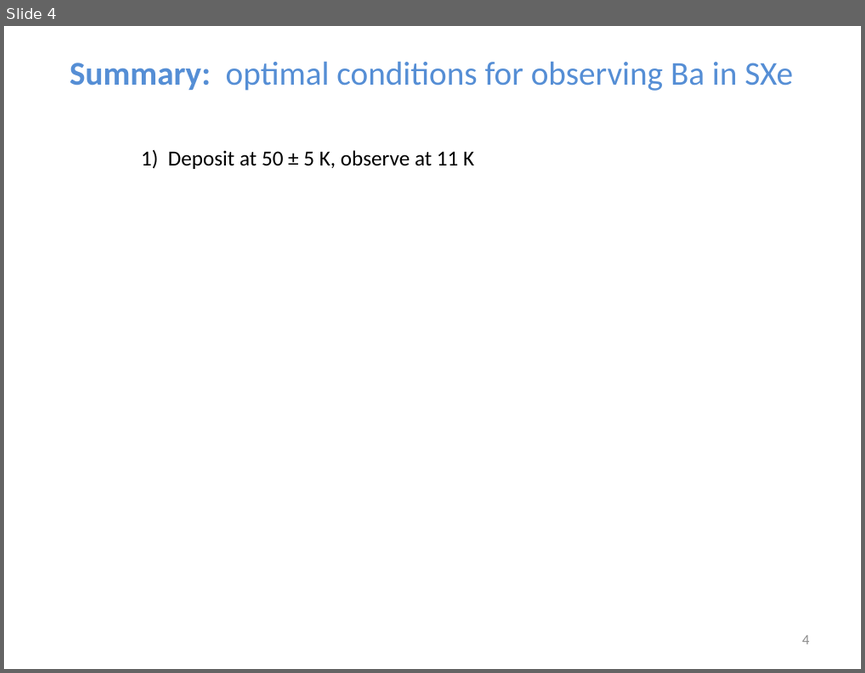
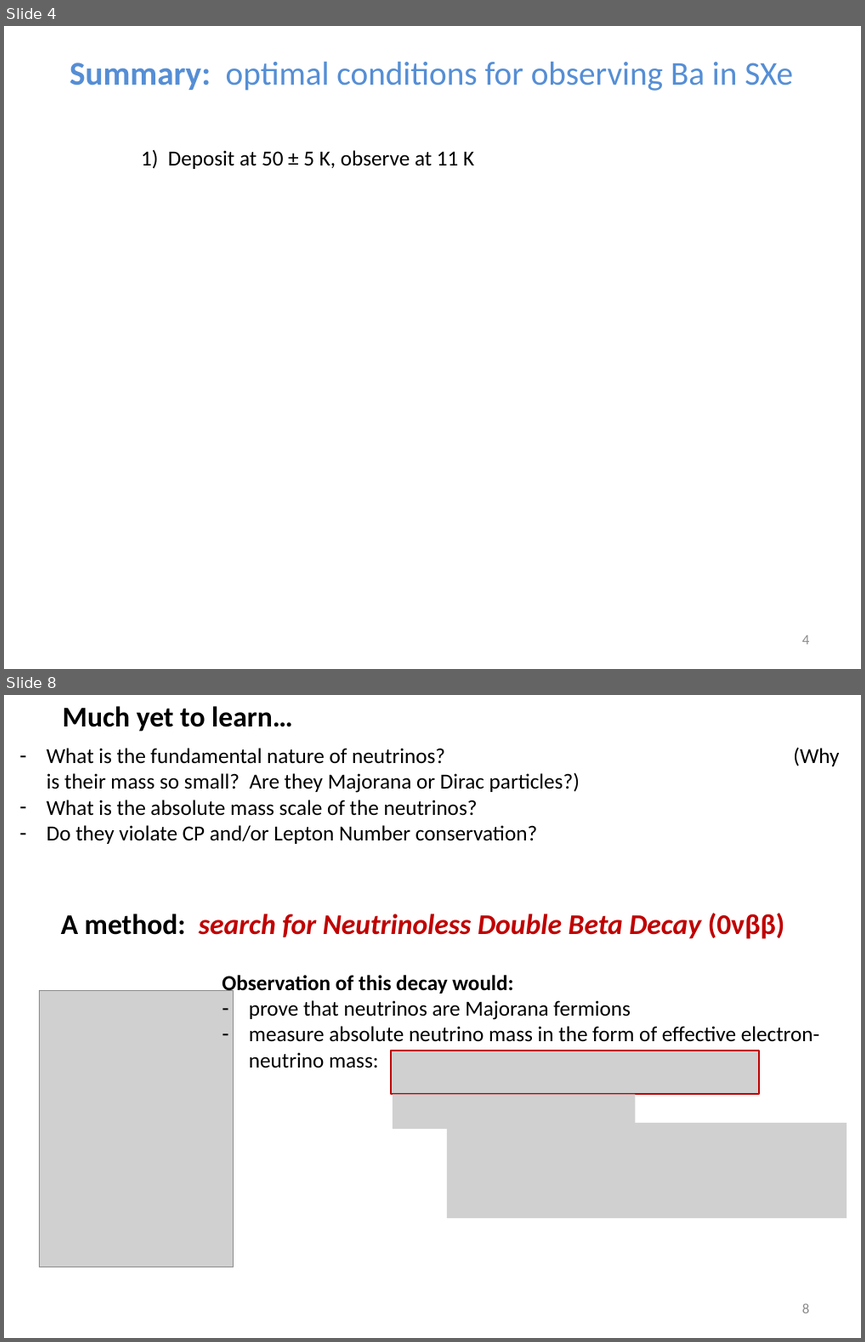
Before and after one commit to Waltmon/timthesis, a slide deck: defense/extras/defense - Copy.pptx. Shown one above the other, each under a label of ours: slide 4 before the commit, slides 4 and 8 after it; the slides between them are not shown. The pictures are 865x673 and 865x1342 pixels, drawn with LibreOffice and Linux fonts; fonts in the diff are those of the drawing; grey boxes stand for pictures. Boxes give left, top, right and bottom in pixels: in the first picture for what was removed or moved away, otherwise in the second. Text is boxed around its words. In the diff, an @@ line names an element or a change of style, - is before the commit and + after.

```diff
--- a/defense/extras/defense - Copy.pptx
+++ b/defense/extras/defense - Copy.pptx
@@ slide 8 added at bbox=[4, 695, 861, 1338], background #FFFFFF @@
@@ text added at bbox=[63, 706, 293, 732], 24 pt, text #000000, bold @@
+Much yet to learn…
@@ text added at bbox=[46, 748, 579, 844], 18 pt, text #000000 @@
+– What is the fundamental nature of neutrinos? (Why is their mass so small? Are they Majorana or Dirac particles?)
+– What is the absolute mass scale of the neutrinos?
+– Do they violate CP and/or Lepton Number conservation?
@@ text added at bbox=[61, 913, 784, 939], 24 pt, text #C00000, bold, italic @@
+A method: search for Neutrinoless Double Beta Decay (0νββ)
@@ text added at bbox=[222, 975, 819, 1068], 18 pt, text #000000 @@
+Observation of this decay would:
+– prove that neutrinos are Majorana fermions
+– measure absolute neutrino mass in the form of effective electron-neutrino mass:
@@ picture added at bbox=[39, 991, 233, 1266] @@
@@ picture added at bbox=[392, 1050, 759, 1095] @@
@@ picture added at bbox=[392, 1095, 635, 1129] @@
@@ picture added at bbox=[447, 1123, 847, 1218] @@
@@ page number added at bbox=[802, 1303, 809, 1313], 12 pt, text #8C8C8C @@
+8
```
Also in this commit, not shown: 8 other slides added, 3 other files.
